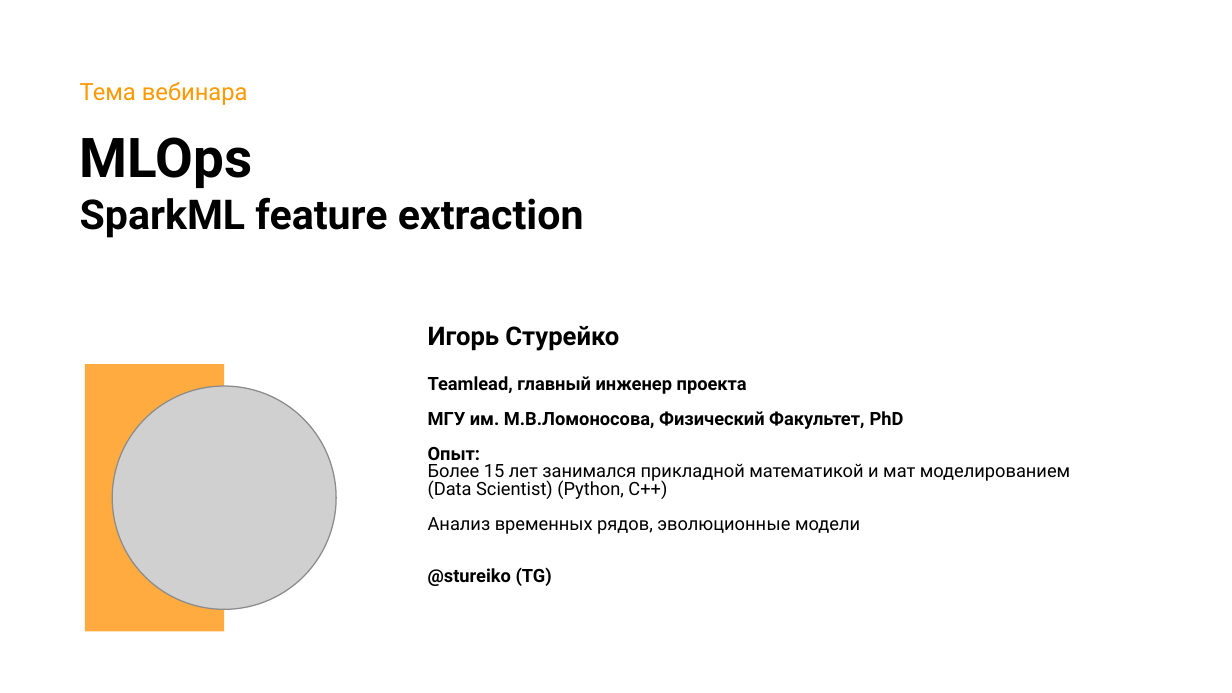
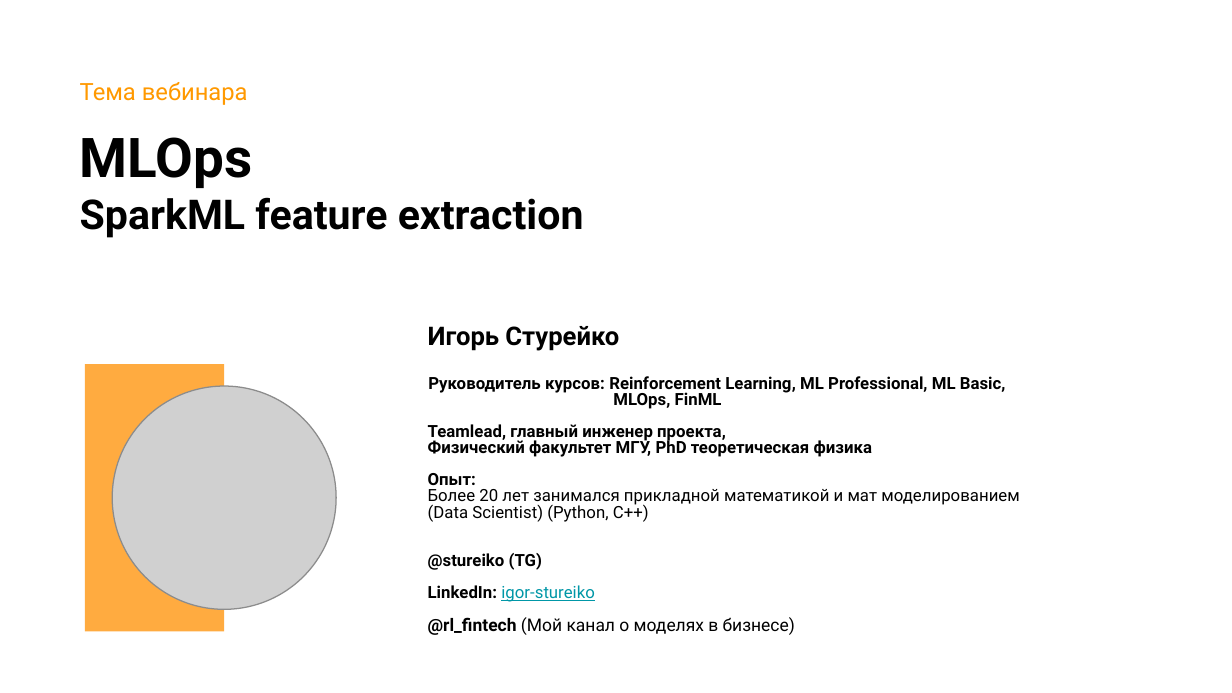
Before and after one commit to stureiko/Otus_lectures, a slide deck: slide 4 of MLOps/18 - Извлечение признаков SparkML/Presentation/18 - MLSpark - feature extraction.pptx. Drawn at 1232x693 pixels with LibreOffice and Linux fonts; fonts in the diff are those of the drawing; grey boxes stand for pictures; background and template pictures are left out. Boxes give left, top, right and bottom in pixels: in the first picture for what was removed or moved away, otherwise in the second. Text is boxed around its words. In the diff, an @@ line names an element or a change of style, - is before the commit and + after.

Commit message:
SparkML - text encoders

```diff
--- a/MLOps/18 - Извлечение признаков SparkML/Presentation/18 - MLSpark - feature extraction.pptx
+++ b/MLOps/18 - Извлечение признаков SparkML/Presentation/18 - MLSpark - feature extraction.pptx
@@ subtitle at <box>428,376,1006,457</box>: text changed; size 10.6 to 9.8 pt @@
-Teamlead, главный инженер проекта
-МГУ им. М.В.Ломоносова, Физический Факультет, PhD
+Руководитель курсов: Reinforcement Learning, ML Professional, ML Basic,
+MLOps, FinML
+Teamlead, главный инженер проекта,
+Физический факультет МГУ, PhD теоретическая физика
@@ subtitle at <box>428,473,649,570</box>: size 10.6 to 9.8 pt in "Опыт:", "(Data Scientist) (Python, С++)", "@stureiko (TG)" @@
@@ subtitle at <box>428,489,1020,506</box>: text changed; size 10.6 to 9.8 pt @@
-Более 15 лет занимался прикладной математикой и мат моделированием
+Более 20 лет занимался прикладной математикой и мат моделированием
@@ subtitle at <box>428,517,860,534</box>: paragraph removed @@
-Анализ временных рядов, эволюционные модели
@@ subtitle at <box>428,585,795,635</box>: paragraphs added @@
+LinkedIn: igor-stureiko
+@rl_fintech (Мой канал о моделях в бизнесе)
```
Also in this commit, not shown: 3 other slides changed, 8 other files.
